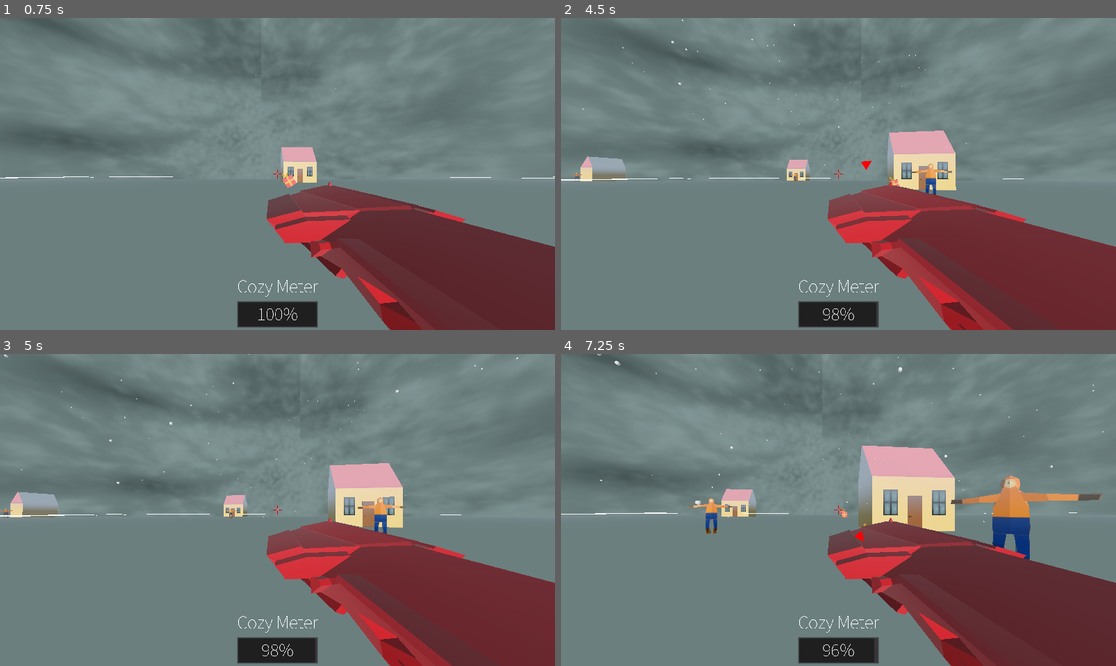
Above: before the commit, frames 1-4 (two rows, left to right).
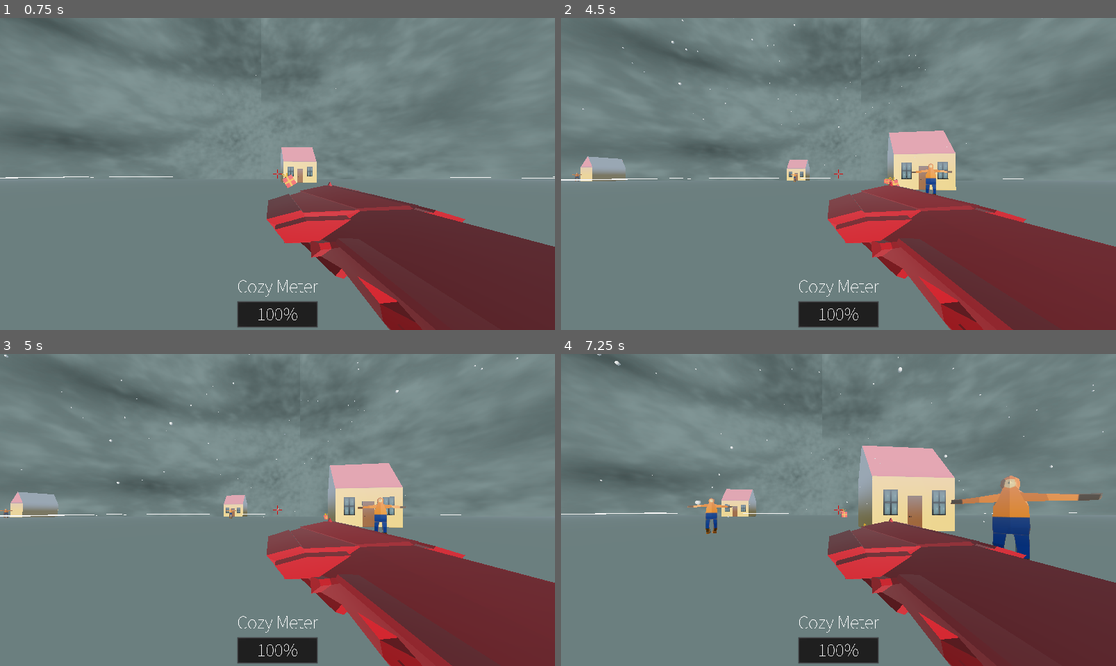
Above: after the commit, the same moments.

Repository: Vikfr0/GWJ-40-Santa-Rail-Shooter
Game: Godot game, scene res://src/core/world.tscn
The game is run twice, just before and just after one commit, with the same random seed, the same clock (stepped at 60 frames per second) and the same inputs. The project has no main scene, so this scene is started directly.
Inputs (mouse positions are in pixels of both pictures, inside the frame that each line leads up to):
- Up to frame 1 (0.75 s): move the mouse to (305, 174) at 0.52 s; press the mouse at (305, 174) at 0.53 s
- Up to frame 2 (4.5 s): move the mouse to (810, 174) at 1.27 s; release the mouse at (810, 174) at 1.28 s; click (810, 174) at 1.35 s; move the mouse to (849, 167) at 2.02 s; press the mouse at (849, 167) at 2.03 s; move the mouse to (832, 180) at 2.77 s; release the mouse at (832, 180) at 2.78 s; click (832, 180) at 2.85 s; tap Enter at 3.5 s; move the mouse to (877, 177) at 3.52 s; press the mouse at (877, 177) at 3.53 s; move the mouse to (794, 170) at 4.27 s; release the mouse at (794, 170) at 4.28 s; click (794, 170) at 4.35 s
- Up to frame 3 (5 s): no input
- Up to frame 4 (7.25 s): move the mouse to (844, 510) at 5.02 s; press the mouse at (844, 510) at 5.03 s; move the mouse to (816, 503) at 5.77 s; release the mouse at (816, 503) at 5.78 s; click (816, 503) at 5.85 s; move the mouse to (866, 510) at 6.52 s; press the mouse at (866, 510) at 6.53 s

Frame 1 is identical in both runs. In frame 2, 0.2% of the frame differs, in the area x 46-60%, y 45-99%; in frame 3, 0.1%; in frame 4, 0.2%, in the area x 46-58%, y 56-99%.

Commit message:
better hitmarker positioning code maybe idk

Diff:
--- a/project.godot
+++ b/project.godot
@@ -50,6 +50,10 @@
 window/size/width=1920
 window/size/height=1080
 
+[global]
+
+layer=false
+
 [input]
 
 shoot={
@@ -62,7 +66,8 @@
 
 3d_physics/layer_1="player"
 3d_physics/layer_2="enemy"
-3d_physics/layer_3="object"
+3d_physics/layer_3="snowball"
+3d_physics/layer_4="objects"
 
 [physics]
 
--- a/src/core/hitmarker.gd
+++ b/src/core/hitmarker.gd
@@ -14,15 +14,28 @@
 
 
 func _display_hitmarker(projectile_pos: Vector3) -> void:
-	var player_cam = player.get_node("CameraPivot").global_transform.origin
-	var incoming_direction = (projectile_pos - player_cam).normalized()
-	var angle = rad2deg(player_cam.angle_to(projectile_pos))
-	print(angle)
+	var player_cam: Spatial = player.get_node("CameraPivot")
 
-	var inc_dir_2d = Vector2(incoming_direction.x, incoming_direction.z)
-	var screen_pos = center_rect + inc_dir_2d * HITMARKER_DIST_PIXELS_FROM_SCREEN_CENTER
-	self.rect_position = screen_pos
-	self.rect_rotation = rad2deg(Vector2.UP.angle_to((screen_pos - center_rect).normalized()))
+	var looking_direction = -player_cam.get_global_transform().basis.z
+
+	# projectile_pos.y = 0
+
+	# var incoming_direction = (projectile_pos - player_cam).normalized()
+
+	var projectile_incoming_direction = projectile_pos - player_cam.get_global_transform().origin
+
+	var angle = looking_direction.angle_to(projectile_incoming_direction)
+	printt("proj_pos: " + str(projectile_pos), "player_cam_pos: " + str(player_cam.get_global_transform().origin),
+		"looking_dir: " + str(looking_direction), "incoming_dir:" + str(projectile_incoming_direction),
+		"angle: " + str(rad2deg(angle)))
+
+	self.rect_position = center_rect + Vector2(0, -HITMARKER_DIST_PIXELS_FROM_SCREEN_CENTER).rotated(angle)
+	self.rect_rotation = rad2deg(angle)
+
+	# var inc_dir_2d = Vector2(incoming_direction.x, incoming_direction.z) * Vector3.FORWARD.angle_to(player_cam)
+	#var screen_pos = center_rect + inc_dir_2d * HITMARKER_DIST_PIXELS_FROM_SCREEN_CENTER
+	#self.rect_position = screen_pos
+	#self.rect_rotation = rad2deg(Vector2.UP.angle_to((screen_pos - center_rect).normalized()))
 	#print(self.rect_position)
 	#print(self.rect_rotation)
 	visible = true
--- a/src/enemy/child_enemy.tscn
+++ b/src/enemy/child_enemy.tscn
@@ -14,7 +14,7 @@
 [node name="KinematicBody" type="KinematicBody"]
 transform = Transform( 1, 0, 0, 0, 1, 0, 0, 0, 1, 0, 3.04369, 0 )
 collision_layer = 2
-collision_mask = 4
+collision_mask = 12
 script = ExtResource( 2 )
 
 [node name="child" parent="." instance=ExtResource( 1 )]
--- a/src/enemy/house.tscn
+++ b/src/enemy/house.tscn
@@ -10,8 +10,8 @@
 extents = Vector3( 8.16597, 6.04697, 6.51135 )
 
 [node name="House" type="StaticBody"]
-collision_layer = 4
-collision_mask = 7
+collision_layer = 8
+collision_mask = 15
 script = ExtResource( 2 )
 
 [node name="CollisionShape" type="CollisionShape" parent="."]
--- a/src/enemy/snowball.gd
+++ b/src/enemy/snowball.gd
@@ -14,5 +14,5 @@
 	else:
 		var collision = move_and_collide(direction * PROJECTILE_SPEED * delta)
 		if collision:
-			print("snowball hit something")
+			print("snowball hit: ", collision.collider)
 			queue_free()
--- a/src/enemy/snowball.tscn
+++ b/src/enemy/snowball.tscn
@@ -15,14 +15,23 @@
 linear_accel = 3.92
 
 [sub_resource type="SphereMesh" id=3]
-radius = 0.025
+radius = 0.05
+height = 0.1
+radial_segments = 8
+rings = 4
+
+[sub_resource type="SphereMesh" id=4]
+radius = 0.1
 height = 0.05
 radial_segments = 8
 rings = 4
 
+[sub_resource type="Animation" id=5]
+resource_name = "explode"
+
 [node name="KinematicBody" type="KinematicBody"]
 collision_layer = 4
-collision_mask = 5
+collision_mask = 9
 script = ExtResource( 1 )
 
 [node name="CollisionShape" type="CollisionShape" parent="."]
@@ -37,4 +46,15 @@
 process_material = SubResource( 2 )
 draw_pass_1 = SubResource( 3 )
 
+[node name="ExplodeParticles" type="Particles" parent="."]
+emitting = false
+one_shot = true
+explosiveness = 0.5
+randomness = 0.1
+process_material = SubResource( 2 )
+draw_pass_1 = SubResource( 4 )
+
 [node name="SelfDestructTimer" parent="." instance=ExtResource( 3 )]
+
+[node name="AnimationPlayer" type="AnimationPlayer" parent="."]
+anims/explode = SubResource( 5 )
--- a/src/player/present_projectile.tscn
+++ b/src/player/present_projectile.tscn
@@ -37,8 +37,8 @@
 
 [node name="PresentProjectile" type="KinematicBody"]
 transform = Transform( 2, 0, 0, 0, 2, 0, 0, 0, 2, 0, 0, 0 )
-collision_layer = 4
-collision_mask = 6
+collision_layer = 8
+collision_mask = 14
 script = ExtResource( 2 )
 
 [node name="CollisionShape" type="CollisionShape" parent="."]
@@ -46,7 +46,7 @@
 shape = SubResource( 1 )
 
 [node name="present" parent="." instance=ExtResource( 1 )]
-transform = Transform( 0.353553, -0.353553, 0, 0.353553, 0.353553, 0, 0, 0, 0.5, 0.0258176, 0.272853, 0 )
+transform = Transform( 0.5, 0, 0, 0, 0.5, 0, 0, 0, 0.5, 0.0258176, 0.272853, 0 )
 
 [node name="SelfDestructTimer" parent="." instance=ExtResource( 4 )]
 
--- a/src/player/santa_player.tscn
+++ b/src/player/santa_player.tscn
@@ -19,9 +19,10 @@
 
 [sub_resource type="CapsuleShape" id=1]
 radius = 0.5
+height = 1.97452
 
-[sub_resource type="BoxShape" id=2]
-extents = Vector3( 1, 1.8, 1 )
+[sub_resource type="CapsuleShape" id=5]
+height = 2.0
 
 [node name="Spatial" type="Spatial"]
 
@@ -38,7 +39,7 @@
 script = ExtResource( 1 )
 
 [node name="CollisionShape" type="CollisionShape" parent="Santa"]
-transform = Transform( 1, 0, 0, 0, -4.37114e-08, -1, 0, 1, -4.37114e-08, 0, 1.03004, 0 )
+transform = Transform( 1, 0, 0, 0, -4.37114e-08, -1, 0, 1, -4.37114e-08, 0, 1.49422, 0 )
 shape = SubResource( 1 )
 
 [node name="CameraPivot" type="Spatial" parent="Santa"]
@@ -59,10 +60,10 @@
 one_shot = true
 
 [node name="Area" type="Area" parent="Santa"]
-collision_mask = 6
+collision_mask = 4
 
 [node name="CollisionShape" type="CollisionShape" parent="Santa/Area"]
-transform = Transform( 1, 0, 0, 0, 1, 0, 0, 0, 1, 0, 1.8, 0 )
-shape = SubResource( 2 )
+transform = Transform( 1, 0, 0, 0, -4.37114e-08, -1, 0, 1, -4.37114e-08, 0, 1.8, 0 )
+shape = SubResource( 5 )
 
 [connection signal="body_entered" from="Santa/Area" to="Santa" method="_on_Area_body_entered"]
Not shown: 1 places in src/enemy/snowball.tscn that only renumber resources
Not shown, added: src/core/world.tscn.tmp
